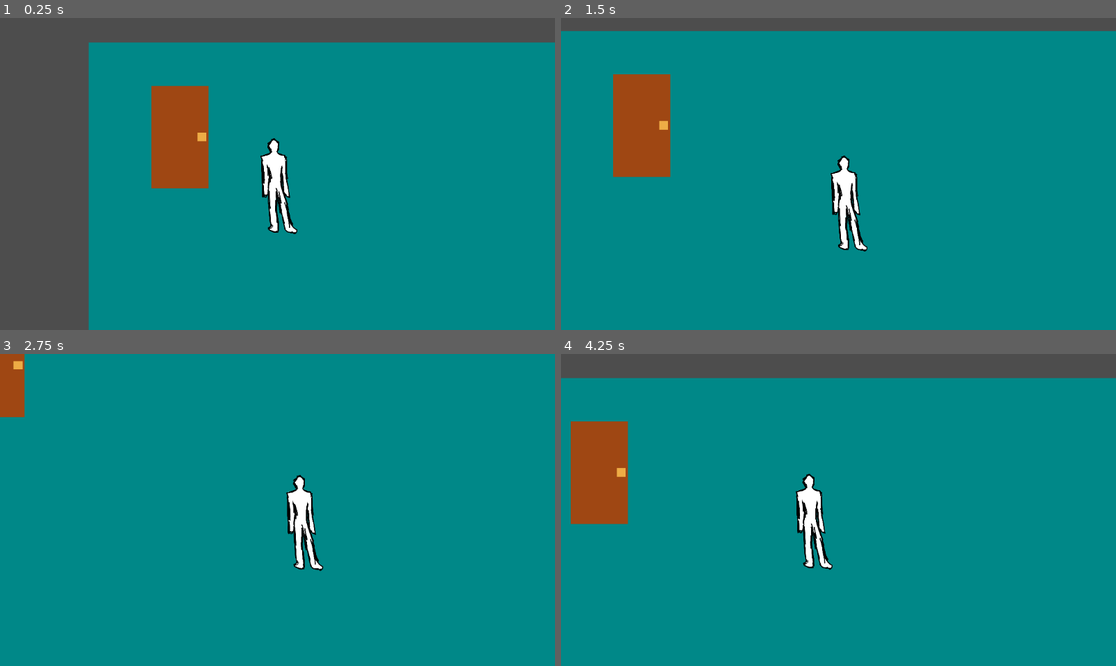
Above: before the commit, frames 1-4 (two rows, left to right).
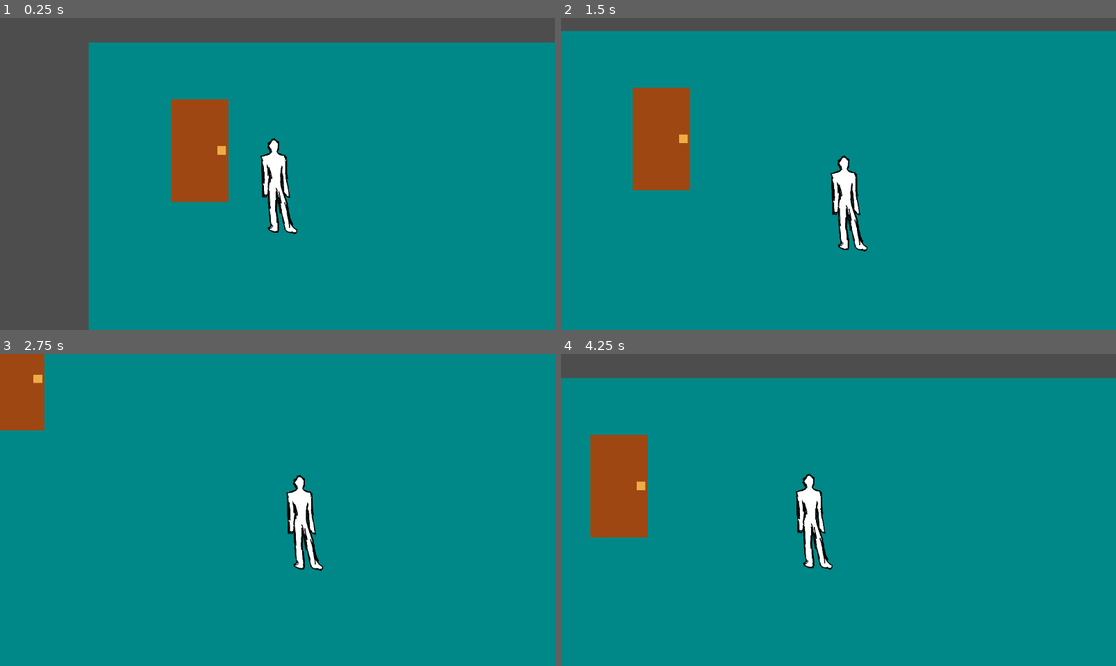
Above: after the commit, the same moments.

Repository: ThiagoAndradeFerraz/Prototype2024
Game: Godot game, scene res://levels/tests/test1.tscn
The game is run twice, just before and just after one commit, with the same random seed, the same clock (stepped at 60 frames per second) and the same inputs. The project has no main scene, so this scene is started directly.
Inputs:
- Up to frame 1 (0.25 s): no input
- Up to frame 2 (1.5 s): tap Enter at 0.5 s; hold D (move_right) 0.53-1.28 s; tap E (action) at 0.6, 1.35 s; hold S (move_down) from 1.28 s (still down)
- Up to frame 3 (2.75 s): release S (move_down) at 2.03 s; hold D (move_right) from 2.03 s (still down); tap E (action) at 2.1 s
- Up to frame 4 (4.25 s): release D (move_right) at 2.78 s; hold W (move_up) 2.78-3.53 s; tap E (action) at 2.85, 3.6 s; hold A (move_left) from 3.53 s (still down)

The runs differ from the first frame. In frame 1, 3.0% of the frame differs, in the area x 27-42%, y 21-60%; in frame 2, 3.0%; in frame 3, 1.1%; in frame 4, 3.0%, in the area x 1-16%, y 21-59%.
Error before the commit: Assertion failed: interactible_handler está sem collisionShape2D (res://composition/interactible/interactible_handler.gd:32)

Commit message:
implementada funcionalidade de porta mudar de nivel e testes de integração da entidade

Diff:
--- a/composition/interactible/interactible_handler.gd
+++ b/composition/interactible/interactible_handler.gd
@@ -29,4 +29,6 @@
 		if child is CollisionShape2D:
 			hasColision = true
 
-	assert(hasColision, "interactible_handler está sem collisionShape2D")
+	var errorMessage = "Node " + get_parent().name + "/" + name + " está sem collisionShape2D"
+
+	assert(hasColision, errorMessage)
--- a/entities/door/door.gd
+++ /dev/null
@@ -1,11 +0,0 @@
-extends StaticBody2D
-
-func _ready():
-	pass
-
-func _process(_delta):
-	pass
-
-func _on_interactible_handler_player_interacted():
-
-	print("uuui mexeu comigo, o sr porta")
--- /dev/null
+++ b/entities/door/door.tscn
@@ -0,0 +1,50 @@
+[gd_scene load_steps=6 format=3 uid="uid://4cu0bhafaefa"]
+
+[ext_resource type="Script" path="res://entities/door/scripts/door.gd" id="1_e1s8x"]
+[ext_resource type="PackedScene" uid="uid://cbrl12vom11n7" path="res://composition/interactible/interactible_handler.tscn" id="2_6r578"]
+[ext_resource type="Script" path="res://entities/door/scripts/door_tests.gd" id="3_jdrex"]
+
+[sub_resource type="RectangleShape2D" id="RectangleShape2D_p0ag8"]
+size = Vector2(116, 211)
+
+[sub_resource type="RectangleShape2D" id="RectangleShape2D_us5lq"]
+size = Vector2(142, 230)
+
+[node name="Door" type="StaticBody2D"]
+script = ExtResource("1_e1s8x")
+
+[node name="visuals" type="Control" parent="."]
+layout_mode = 3
+anchors_preset = 0
+
+[node name="ColorRect" type="ColorRect" parent="visuals"]
+layout_mode = 0
+offset_right = 156.0
+offset_bottom = 254.0
+scale = Vector2(0.76, 0.84)
+color = Color(0.623529, 0.278431, 0.0745098, 1)
+
+[node name="ColorRect" type="ColorRect" parent="visuals/ColorRect"]
+layout_mode = 0
+offset_left = 126.0
+offset_top = 116.0
+offset_right = 150.0
+offset_bottom = 137.0
+color = Color(0.933333, 0.67451, 0.270588, 1)
+
+[node name="CollisionShape2D" type="CollisionShape2D" parent="."]
+visible = false
+position = Vector2(58, 106.5)
+shape = SubResource("RectangleShape2D_p0ag8")
+
+[node name="InteractibleHandler" parent="." instance=ExtResource("2_6r578")]
+
+[node name="CollisionShape2D" type="CollisionShape2D" parent="InteractibleHandler"]
+visible = false
+position = Vector2(61, 105)
+shape = SubResource("RectangleShape2D_us5lq")
+
+[node name="Tests" type="Node" parent="."]
+script = ExtResource("3_jdrex")
+
+[connection signal="player_interacted" from="InteractibleHandler" to="." method="_on_interactible_handler_player_interacted"]
--- /dev/null
+++ b/entities/door/scripts/door.gd
@@ -0,0 +1,18 @@
+extends StaticBody2D
+
+@export var target_level : String
+
+var levels_base_path : String = "res://levels/tests/"
+var target_level_path : String
+
+func _ready():
+
+	target_level_path = levels_base_path + target_level + ".tscn"
+
+	$"Tests".executeTests(target_level, target_level_path)
+
+func _process(_delta):
+	pass
+
+func _on_interactible_handler_player_interacted():
+	get_tree().change_scene_to_file(target_level_path)
--- /dev/null
+++ b/entities/door/scripts/door_tests.gd
@@ -0,0 +1,38 @@
+extends Node
+
+var _target_level : String
+var _target_level_path : String
+
+func executeTests(target_level : String, target_level_path : String):
+
+	_target_level = target_level
+	_target_level_path = target_level_path
+
+	_test_target_level_is_defined()
+	_test_target_level_is_not_current_level()
+	_test_if_target_level_exists()
+
+func _test_target_level_is_defined():
+
+	assert(not _target_level.is_empty(), "Node "
+		+ get_parent().name + "/" + name + " está sem target_level definido")
+
+func _test_target_level_is_not_current_level():
+
+	var current_path : String = get_tree().current_scene.scene_file_path
+
+	var path_divided : PackedStringArray = current_path.split("/")
+
+	var name_with_extension : String = path_divided[-1]
+
+	var name_divided : PackedStringArray = name_with_extension.split(".")
+
+	var current_level_name : String = name_divided[0]
+
+	assert(_target_level != current_level_name,
+		"Node " + get_parent().name + "/" + name +
+		" esta com target_level apontando para o level atual - " + current_level_name)
+
+func _test_if_target_level_exists():
+
+	assert(ResourceLoader.exists(_target_level_path), _target_level_path + " não existe!")
--- a/levels/tests/test1.tscn
+++ b/levels/tests/test1.tscn
@@ -1,11 +1,7 @@
-[gd_scene load_steps=5 format=3 uid="uid://bobra2wgp1ay2"]
+[gd_scene load_steps=3 format=3 uid="uid://bobra2wgp1ay2"]
 
 [ext_resource type="PackedScene" uid="uid://gmajxo6xnsp7" path="res://entities/player/player.tscn" id="1_tfhi3"]
-[ext_resource type="Script" path="res://entities/door/door.gd" id="1_w3het"]
-[ext_resource type="PackedScene" uid="uid://cbrl12vom11n7" path="res://composition/interactible/interactible_handler.tscn" id="2_k2t75"]
-
-[sub_resource type="RectangleShape2D" id="RectangleShape2D_p0ag8"]
-size = Vector2(116, 211)
+[ext_resource type="PackedScene" uid="uid://4cu0bhafaefa" path="res://entities/door/door.tscn" id="2_uvjts"]
 
 [node name="Test1" type="Node"]
 
@@ -16,32 +12,9 @@
 offset_bottom = 826.0
 color = Color(0, 0.533333, 0.533333, 1)
 
-[node name="Door" type="StaticBody2D" parent="."]
-script = ExtResource("1_w3het")
-
-[node name="visuals" type="Node" parent="Door"]
-
-[node name="ColorRect" type="ColorRect" parent="Door/visuals"]
-offset_right = 156.0
-offset_bottom = 254.0
-scale = Vector2(0.76, 0.84)
-color = Color(0.623529, 0.278431, 0.0745098, 1)
-
-[node name="ColorRect" type="ColorRect" parent="Door/visuals/ColorRect"]
-layout_mode = 0
-offset_left = 126.0
-offset_top = 116.0
-offset_right = 150.0
-offset_bottom = 137.0
-color = Color(0.933333, 0.67451, 0.270588, 1)
-
-[node name="CollisionShape2D" type="CollisionShape2D" parent="Door"]
-position = Vector2(58, 106.5)
-shape = SubResource("RectangleShape2D_p0ag8")
-
-[node name="InteractibleHandler" parent="Door" instance=ExtResource("2_k2t75")]
+[node name="Door" parent="." instance=ExtResource("2_uvjts")]
+position = Vector2(41, 28)
+target_level = "test2"
 
 [node name="Player" parent="." instance=ExtResource("1_tfhi3")]
 position = Vector2(262, 183)
-
-[connection signal="player_interacted" from="Door/InteractibleHandler" to="Door" method="_on_interactible_handler_player_interacted"]
--- /dev/null
+++ b/levels/tests/test2.tscn
@@ -0,0 +1,20 @@
+[gd_scene load_steps=3 format=3 uid="uid://bevcygv08j3n3"]
+
+[ext_resource type="PackedScene" uid="uid://4cu0bhafaefa" path="res://entities/door/door.tscn" id="1_kv831"]
+[ext_resource type="PackedScene" uid="uid://gmajxo6xnsp7" path="res://entities/player/player.tscn" id="2_tf50q"]
+
+[node name="Test1" type="Node"]
+
+[node name="ground" type="ColorRect" parent="."]
+offset_left = -130.0
+offset_top = -90.0
+offset_right = 1315.0
+offset_bottom = 826.0
+color = Color(0.47451, 0.396078, 0.745098, 1)
+
+[node name="Door" parent="." instance=ExtResource("1_kv831")]
+position = Vector2(857, 28)
+target_level = "test1"
+
+[node name="Player" parent="." instance=ExtResource("2_tf50q")]
+position = Vector2(262, 183)
